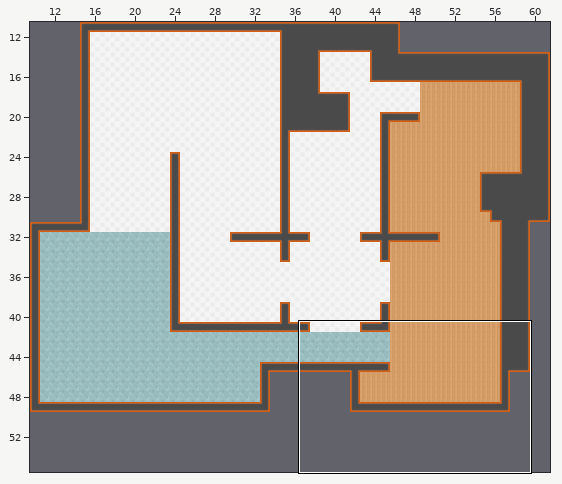
One commit to this Tiled map: core/assets/maps/cooperation.tmx. Above: a wide view before the commit, with the close-up outlined.
Close-up. Before:
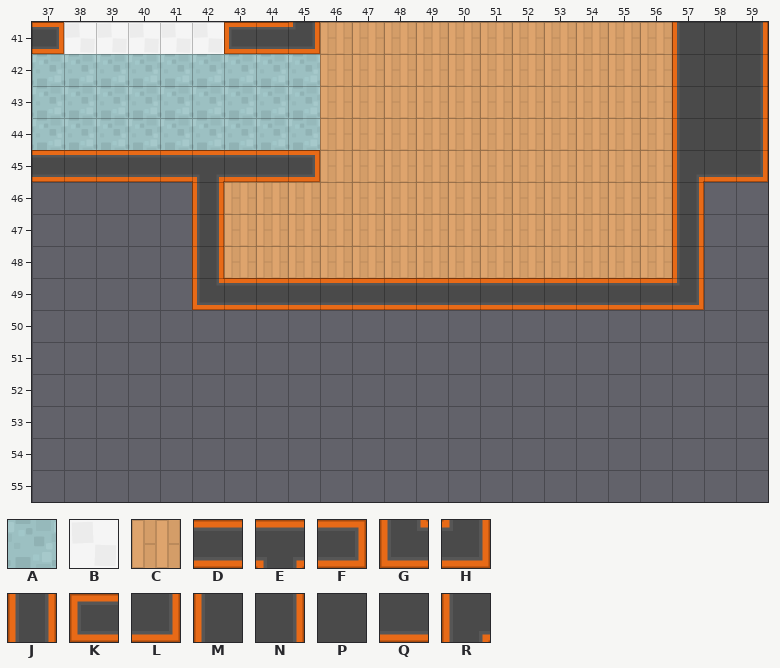
Cells are 64x64 px. Shown: x 37..59, y 41..55. The commit also changed other parts of the map, which this record leaves out.
Key: from "kenney_tileset": A 8, B 11, C 96, D 110, E 111, F 113, G 135, H 136, J 137, K 141, L 143, M 166, N 167, P 168, Q 194, R 245.
_ is an empty cell.
Layer "Tile Layer 1" before, first column x 37:
41 FBBBBBKDHCCCCCCCCCCCMPN
42 AAAAAAAAACCCCCCCCCCCMPN
43 AAAAAAAAACCCCCCCCCCCMPN
44 AAAAAAAAACCCCCCCCCCCMPN
45 DDDDDEDDFCCCCCCCCCCCRQL
46 _____JCCCCCCCCCCCCCCJ__
47 _____JCCCCCCCCCCCCCCJ__
48 _____JCCCCCCCCCCCCCCJ__
49 _____GDDDDDDDDDDDDDDH__
50 _______________________
51 _______________________
52 _______________________
53 _______________________
54 _______________________
55 _______________________
Now the later version:
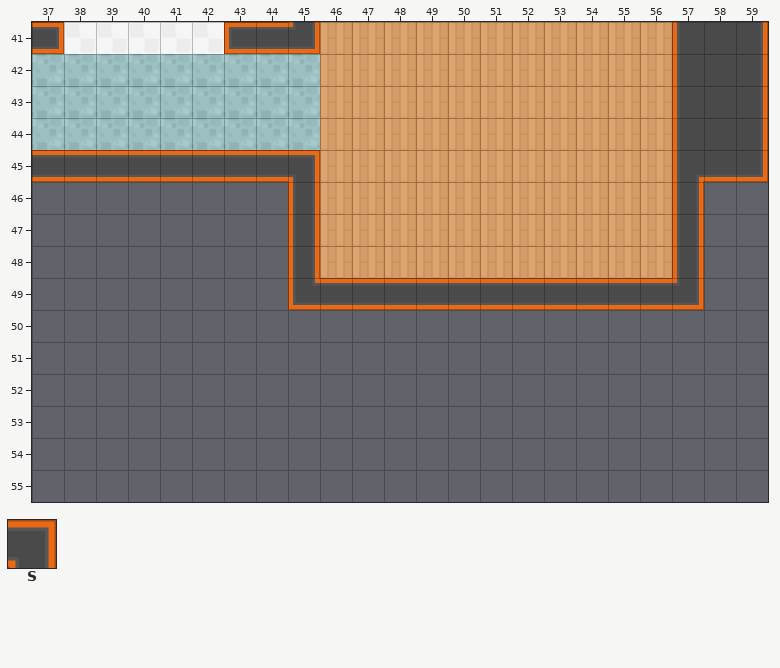
Further tiles: from "kenney_tileset": S 109.
From old to new:
Changed rows in their new state; . is an unchanged cell.
Layer "Tile Layer 1":
first column x 42:
45 D..S
46 ___J
47 ___J
48 ___J
49 ___G
Boxes around the changes in both close-ups, in picture pixels (x1, y1, x2, y2):
changed: (192, 175, 320, 310)
